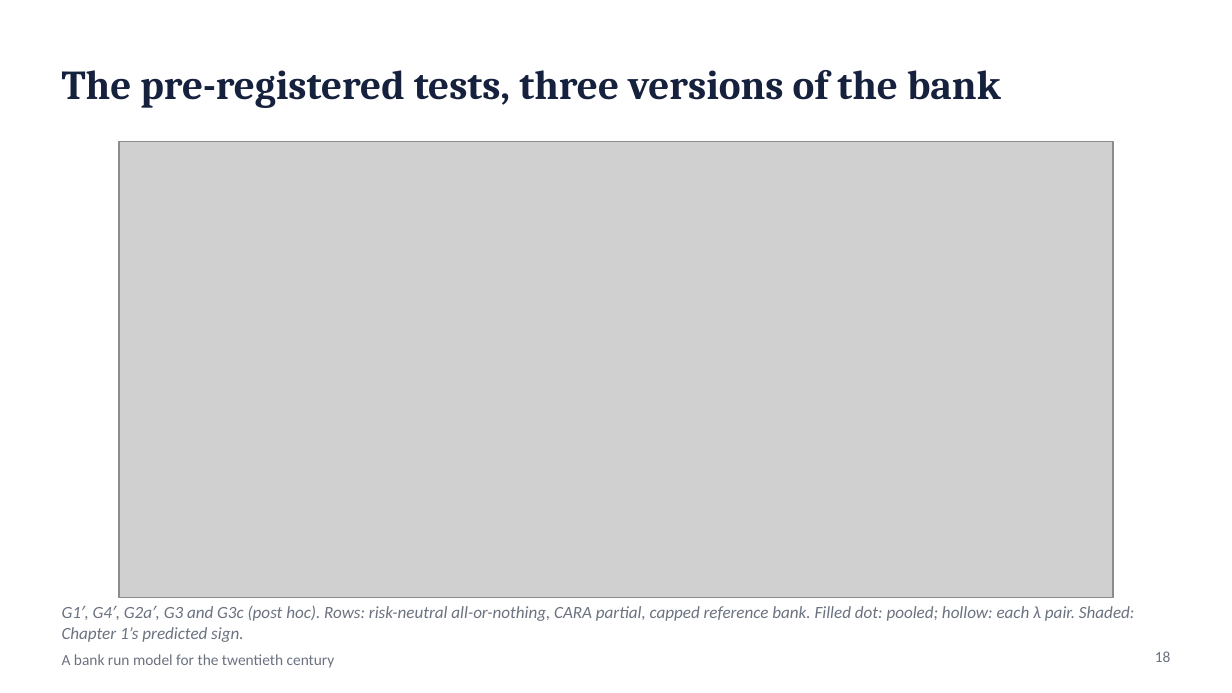
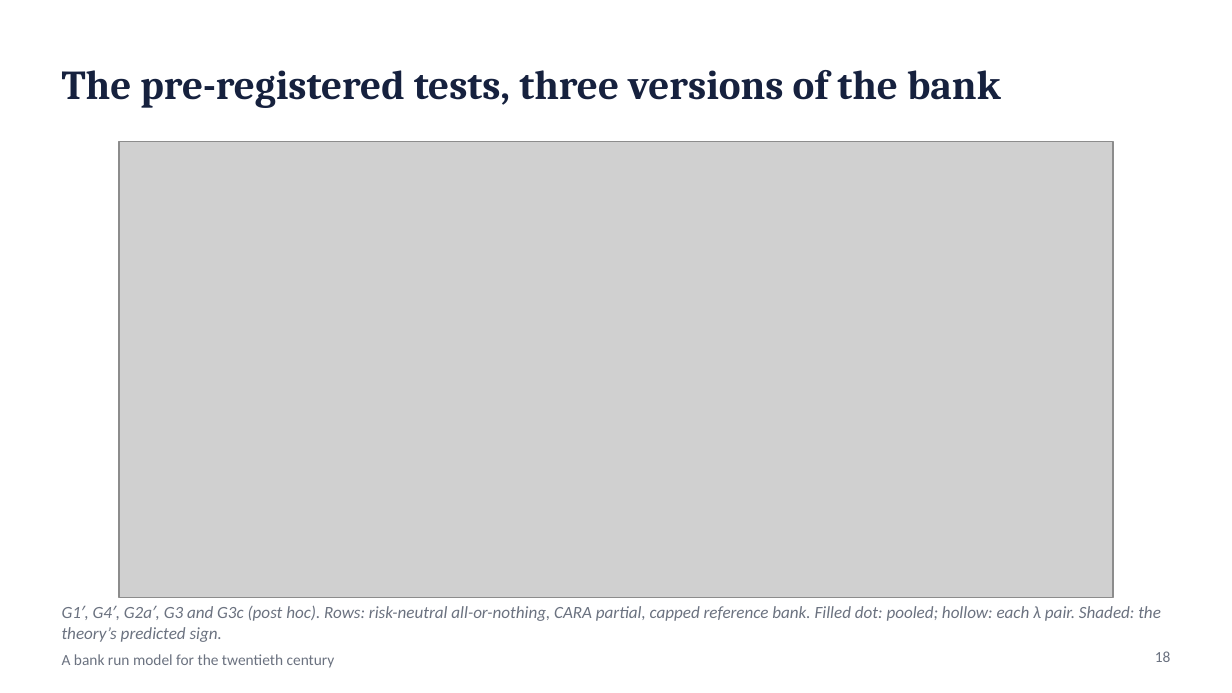
Before and after one commit to wlstover/BankRuns5, a slide deck: slide 18 of docs/deck_2026-10-26_seminar.pptx. Drawn at 1232x693 pixels with LibreOffice and Linux fonts; fonts in the diff are those of the drawing; grey boxes stand for pictures. Boxes give left, top, right and bottom in pixels: in the first picture for what was removed or moved away, otherwise in the second. Text is boxed around its words. In the diff, an @@ line names an element or a change of style, - is before the commit and + after.

```diff
--- a/docs/deck_2026-10-26_seminar.pptx
+++ b/docs/deck_2026-10-26_seminar.pptx
@@ text at <box>62,606,1161,642</box>: text changed @@
-G1′, G4′, G2a′, G3 and G3c (post hoc). Rows: risk-neutral all-or-nothing, CARA partial, capped reference bank. Filled dot: pooled; hollow: each λ pair. Shaded: Chapter 1’s predicted sign.
+G1′, G4′, G2a′, G3 and G3c (post hoc). Rows: risk-neutral all-or-nothing, CARA partial, capped reference bank. Filled dot: pooled; hollow: each λ pair. Shaded: the theory’s predicted sign.
```
Also in this commit, not shown: 2 other slides changed, 2 other files.
